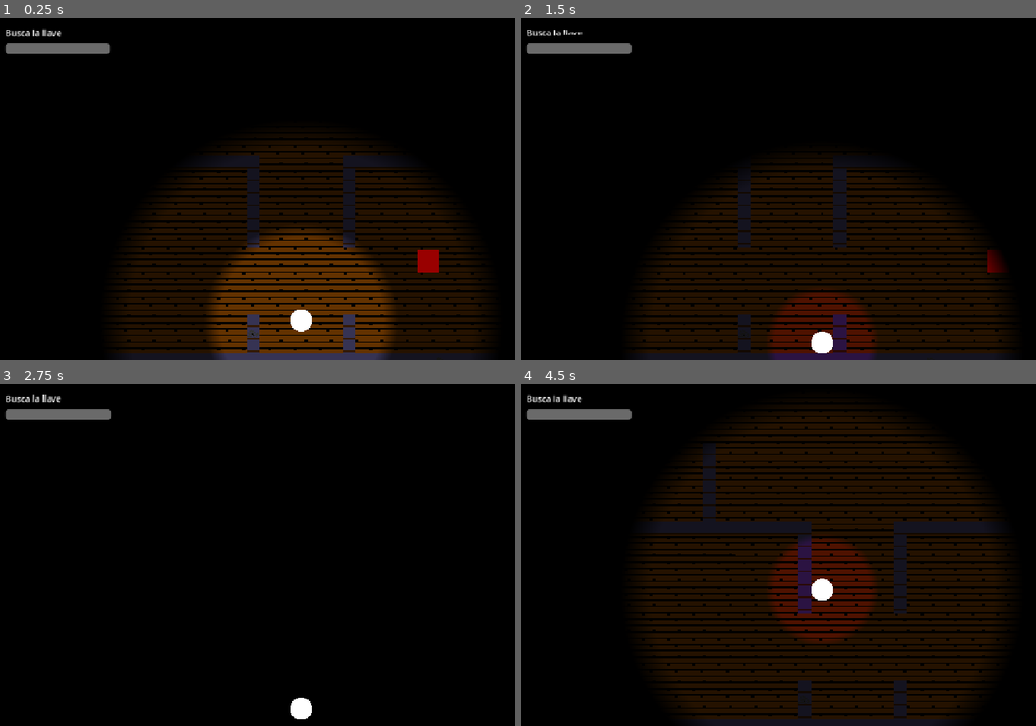
Above: before the commit, frames 1-4 (two rows, left to right).
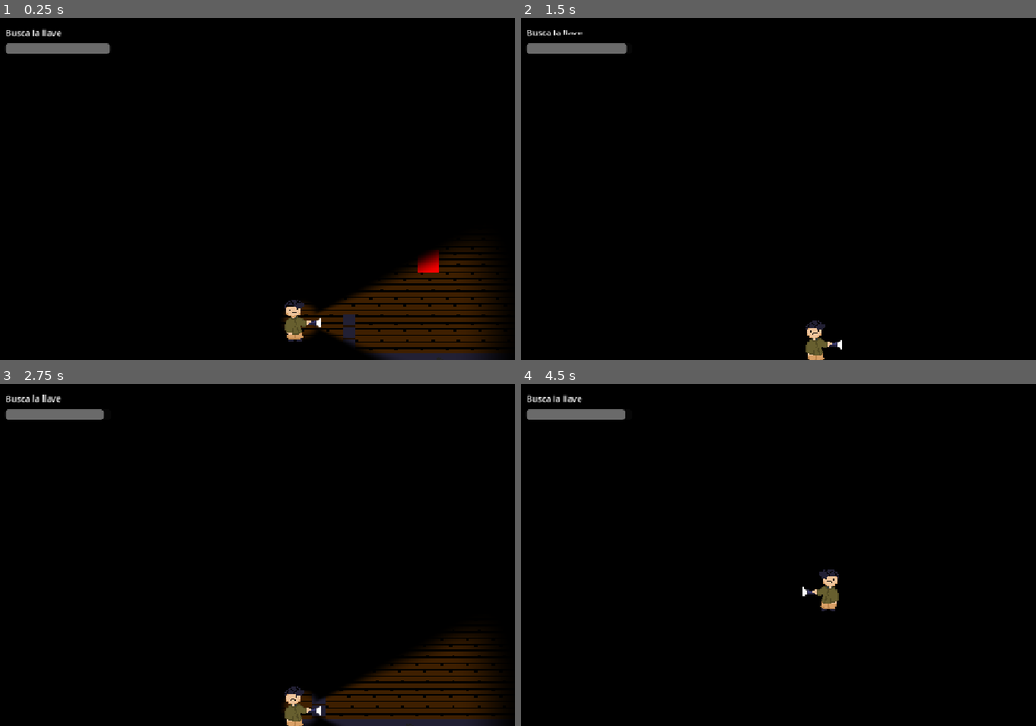
Above: after the commit, the same moments.

Repository: DiegoWojak/Halloween2026GameDojo
Game: Godot game, scene res://Scenes/EnemiesTest.tscn
The game is run twice, just before and just after one commit, with the same random seed, the same clock (stepped at 60 frames per second) and the same inputs.
Inputs (mouse positions are in pixels of both pictures, inside the frame that each line leads up to):
- Up to frame 1 (0.25 s): no input
- Up to frame 2 (1.5 s): move the mouse to (953, 171) at 0.52 s; hold Right (ui_right) 0.53-1.28 s; click (953, 171) at 0.6 s; tap Space (flashlight_toggle) at 0.8, 1.35 s; move the mouse to (701, 206) at 1.27 s; hold Down (ui_down) from 1.28 s (still down)
- Up to frame 3 (2.75 s): click (180, 572) at 1.55 s; move the mouse to (360, 479) at 2.02 s; release Down (ui_down) at 2.03 s; hold Right (ui_right) from 2.03 s (still down); click (360, 479) at 2.1 s; tap Space (flashlight_toggle) at 2.3 s
- Up to frame 4 (4.5 s): move the mouse to (793, 623) at 2.77 s; release Right (ui_right) at 2.78 s; hold Up (ui_up) 2.78-3.53 s; tap Space (flashlight_toggle) at 2.85, 3.8, 4.35 s; click (793, 623) at 3.05 s; move the mouse to (1005, 606) at 3.52 s; hold Left (ui_left) from 3.53 s (still down); click (1005, 606) at 3.6 s; tap Enter at 4.25 s; move the mouse to (639, 503) at 4.27 s

The runs differ from the first frame. In frame 1, 26% of the frame differs, in the area x 23-90%, y 35-100%; in frame 2, 25%; in frame 3, 5.5%; in frame 4, 41%, in the area x 19-94%, y 7-100%.

Commit message:
feat: cambios requeridos en la mañana

Diff:
--- /dev/null
+++ b/Art/Sprites/PlayerFrames.tres
@@ -0,0 +1,269 @@
+[gd_resource type="SpriteFrames" format=3]
+
+[ext_resource type="Texture2D" uid="uid://cuped3qv4ba3i" path="res://Art/Sprites/player_idle.png" id="1_idle"]
+[ext_resource type="Texture2D" uid="uid://cbbd6he6oh5r7" path="res://Art/Sprites/player_lateral_mov.png" id="2_side"]
+
+[sub_resource type="AtlasTexture" id="idle_0"]
+atlas = ExtResource("1_idle")
+region = Rect2(0, 0, 50, 54)
+
+[sub_resource type="AtlasTexture" id="idle_1"]
+atlas = ExtResource("1_idle")
+region = Rect2(50, 0, 50, 54)
+
+[sub_resource type="AtlasTexture" id="idle_2"]
+atlas = ExtResource("1_idle")
+region = Rect2(100, 0, 50, 54)
+
+[sub_resource type="AtlasTexture" id="idle_3"]
+atlas = ExtResource("1_idle")
+region = Rect2(150, 0, 50, 54)
+
+[sub_resource type="AtlasTexture" id="idle_4"]
+atlas = ExtResource("1_idle")
+region = Rect2(200, 0, 50, 54)
+
+[sub_resource type="AtlasTexture" id="idle_5"]
+atlas = ExtResource("1_idle")
+region = Rect2(250, 0, 50, 54)
+
+[sub_resource type="AtlasTexture" id="idle_6"]
+atlas = ExtResource("1_idle")
+region = Rect2(300, 0, 50, 54)
+
+[sub_resource type="AtlasTexture" id="idle_7"]
+atlas = ExtResource("1_idle")
+region = Rect2(350, 0, 50, 54)
+
+[sub_resource type="AtlasTexture" id="idle_8"]
+atlas = ExtResource("1_idle")
+region = Rect2(400, 0, 50, 54)
+
+[sub_resource type="AtlasTexture" id="idle_9"]
+atlas = ExtResource("1_idle")
+region = Rect2(450, 0, 50, 54)
+
+[sub_resource type="AtlasTexture" id="idle_10"]
+atlas = ExtResource("1_idle")
+region = Rect2(500, 0, 50, 54)
+
+[sub_resource type="AtlasTexture" id="idle_11"]
+atlas = ExtResource("1_idle")
+region = Rect2(550, 0, 50, 54)
+
+[sub_resource type="AtlasTexture" id="idle_12"]
+atlas = ExtResource("1_idle")
+region = Rect2(600, 0, 50, 54)
+
+[sub_resource type="AtlasTexture" id="idle_13"]
+atlas = ExtResource("1_idle")
+region = Rect2(650, 0, 50, 54)
+
+[sub_resource type="AtlasTexture" id="idle_14"]
+atlas = ExtResource("1_idle")
+region = Rect2(700, 0, 50, 54)
+
+[sub_resource type="AtlasTexture" id="idle_15"]
+atlas = ExtResource("1_idle")
+region = Rect2(750, 0, 50, 54)
+
+[sub_resource type="AtlasTexture" id="idle_16"]
+atlas = ExtResource("1_idle")
+region = Rect2(800, 0, 50, 54)
+
+[sub_resource type="AtlasTexture" id="idle_17"]
+atlas = ExtResource("1_idle")
+region = Rect2(850, 0, 50, 54)
+
+[sub_resource type="AtlasTexture" id="idle_18"]
+atlas = ExtResource("1_idle")
+region = Rect2(900, 0, 50, 54)
+
+[sub_resource type="AtlasTexture" id="idle_19"]
+atlas = ExtResource("1_idle")
+region = Rect2(950, 0, 50, 54)
+
+[sub_resource type="AtlasTexture" id="idle_20"]
+atlas = ExtResource("1_idle")
+region = Rect2(1000, 0, 50, 54)
+
+[sub_resource type="AtlasTexture" id="idle_21"]
+atlas = ExtResource("1_idle")
+region = Rect2(1050, 0, 50, 54)
+
+[sub_resource type="AtlasTexture" id="idle_22"]
+atlas = ExtResource("1_idle")
+region = Rect2(1100, 0, 50, 54)
+
+[sub_resource type="AtlasTexture" id="idle_23"]
+atlas = ExtResource("1_idle")
+region = Rect2(1150, 0, 50, 54)
+
+[sub_resource type="AtlasTexture" id="idle_24"]
+atlas = ExtResource("1_idle")
+region = Rect2(1200, 0, 50, 54)
+
+[sub_resource type="AtlasTexture" id="idle_25"]
+atlas = ExtResource("1_idle")
+region = Rect2(1250, 0, 50, 54)
+
+[sub_resource type="AtlasTexture" id="idle_26"]
+atlas = ExtResource("1_idle")
+region = Rect2(1300, 0, 50, 54)
+
+[sub_resource type="AtlasTexture" id="idle_27"]
+atlas = ExtResource("1_idle")
+region = Rect2(1350, 0, 50, 54)
+
+[sub_resource type="AtlasTexture" id="side_0"]
+atlas = ExtResource("2_side")
+region = Rect2(0, 0, 50, 54)
+
+[sub_resource type="AtlasTexture" id="side_1"]
+atlas = ExtResource("2_side")
+region = Rect2(50, 0, 50, 54)
+
+[sub_resource type="AtlasTexture" id="side_2"]
+atlas = ExtResource("2_side")
+region = Rect2(100, 0, 50, 54)
+
+[sub_resource type="AtlasTexture" id="side_3"]
+atlas = ExtResource("2_side")
+region = Rect2(150, 0, 50, 54)
+
+[sub_resource type="AtlasTexture" id="side_4"]
+atlas = ExtResource("2_side")
+region = Rect2(200, 0, 50, 54)
+
+[sub_resource type="AtlasTexture" id="side_5"]
+atlas = ExtResource("2_side")
+region = Rect2(250, 0, 50, 54)
+
+[sub_resource type="AtlasTexture" id="side_6"]
+atlas = ExtResource("2_side")
+region = Rect2(300, 0, 50, 54)
+
+[sub_resource type="AtlasTexture" id="side_7"]
+atlas = ExtResource("2_side")
+region = Rect2(350, 0, 50, 54)
+
+[resource]
+animations = [{
+"frames": [{
+"duration": 1.0,
+"texture": SubResource("idle_0")
+}, {
+"duration": 1.0,
+"texture": SubResource("idle_1")
+}, {
+"duration": 1.0,
+"texture": SubResource("idle_2")
+}, {
+"duration": 1.0,
+"texture": SubResource("idle_3")
+}, {
+"duration": 1.0,
+"texture": SubResource("idle_4")
+}, {
+"duration": 1.0,
+"texture": SubResource("idle_5")
+}, {
+"duration": 1.0,
+"texture": SubResource("idle_6")
+}, {
+"duration": 1.0,
+"texture": SubResource("idle_7")
+}, {
+"duration": 1.0,
+"texture": SubResource("idle_8")
+}, {
+"duration": 1.0,
+"texture": SubResource("idle_9")
+}, {
+"duration": 1.0,
+"texture": SubResource("idle_10")
+}, {
+"duration": 1.0,
+"texture": SubResource("idle_11")
+}, {
+"duration": 1.0,
+"texture": SubResource("idle_12")
+}, {
+"duration": 1.0,
+"texture": SubResource("idle_13")
+}, {
+"duration": 1.0,
+"texture": SubResource("idle_14")
+}, {
+"duration": 1.0,
+"texture": SubResource("idle_15")
+}, {
+"duration": 1.0,
+"texture": SubResource("idle_16")
+}, {
+"duration": 1.0,
+"texture": SubResource("idle_17")
+}, {
+"duration": 1.0,
+"texture": SubResource("idle_18")
+}, {
+"duration": 1.0,
+"texture": SubResource("idle_19")
+}, {
+"duration": 1.0,
+"texture": SubResource("idle_20")
+}, {
+"duration": 1.0,
+"texture": SubResource("idle_21")
+}, {
+"duration": 1.0,
+"texture": SubResource("idle_22")
+}, {
+"duration": 1.0,
+"texture": SubResource("idle_23")
+}, {
+"duration": 1.0,
+"texture": SubResource("idle_24")
+}, {
+"duration": 1.0,
+"texture": SubResource("idle_25")
+}, {
+"duration": 1.0,
+"texture": SubResource("idle_26")
+}, {
+"duration": 1.0,
+"texture": SubResource("idle_27")
+}],
+"loop": true,
+"name": &"idle",
+"speed": 10.0
+}, {
+"frames": [{
+"duration": 1.0,
+"texture": SubResource("side_0")
+}, {
+"duration": 1.0,
+"texture": SubResource("side_1")
+}, {
+"duration": 1.0,
+"texture": SubResource("side_2")
+}, {
+"duration": 1.0,
+"texture": SubResource("side_3")
+}, {
+"duration": 1.0,
+"texture": SubResource("side_4")
+}, {
+"duration": 1.0,
+"texture": SubResource("side_5")
+}, {
+"duration": 1.0,
+"texture": SubResource("side_6")
+}, {
+"duration": 1.0,
+"texture": SubResource("side_7")
+}],
+"loop": true,
+"name": &"walk_side",
+"speed": 10.0
+}]
--- a/Prefabs/Enemies/Seeker/SeekerGhastly.gd
+++ b/Prefabs/Enemies/Seeker/SeekerGhastly.gd
@@ -36,10 +36,12 @@
 	var player := get_tree().get_first_node_in_group("player") as Node2D
 	if not player:
 		return
-	var light := get_tree().get_first_node_in_group("flashlight") as Flashlight
-	var lit := light != null and light.is_on
-	var dist := light.light_outer.global_position.distance_to(global_position) if light else INF
-	var radius := light.outer_radius() * edge_ratio if light else 0.0
+	var flashlight := get_tree().get_first_node_in_group("flashlight") as Flashlight
+	var light := flashlight.active_light() if flashlight else null
+	# "Iluminado" = dentro del ángulo del cono encendido; el alcance se mide con dist/radius.
+	var lit := light != null and light.in_angle(global_position)
+	var dist := light.global_position.distance_to(global_position) if light else INF
+	var radius := light.range_px() * edge_ratio if light else 0.0
 
 	match state:
 		State.CHASE:
@@ -52,7 +54,7 @@
 			if not lit:
 				state = State.CHASE
 			else:
-				var away := (global_position - light.light_outer.global_position).normalized()
+				var away := (global_position - light.global_position).normalized()
 				global_position += away * retreat_speed * delta
 				if dist >= radius:
 					state = State.CHARGE
--- a/Prefabs/Flashlight.tscn
+++ b/Prefabs/Flashlight.tscn
@@ -1,40 +1,22 @@
 [gd_scene format=3 uid="uid://b7xuwjca1x6yn"]
 
 [ext_resource type="Script" uid="uid://dbj4ce5rpt2ai" path="res://Scripts/Flashlight.gd" id="1_e7i2y"]
+[ext_resource type="Script" path="res://Scripts/ConeLight.gd" id="2_cone"]
 
-[sub_resource type="Gradient" id="Gradient_sctno"]
-offsets = PackedFloat32Array(0, 0.85, 1)
-colors = PackedColorArray(1, 1, 1, 1, 1, 1, 1, 1, 0, 0, 0, 1)
-
-[sub_resource type="GradientTexture2D" id="GradientTexture2D_4kxuq"]
-gradient = SubResource("Gradient_sctno")
-width = 256
-height = 256
-fill = 1
-fill_from = Vector2(0.5, 0.5)
-fill_to = Vector2(1, 0.5)
-
-[node name="Flashlight" type="Node2D" unique_id=78662924 node_paths=PackedStringArray("light_normal", "light_secret", "light_outer")]
+[node name="Flashlight" type="Node2D" unique_id=78662924 node_paths=PackedStringArray("light_normal", "light_secret")]
 script = ExtResource("1_e7i2y")
 light_normal = NodePath("Normal")
 light_secret = NodePath("Secret")
-light_outer = NodePath("Outer")
-inner_radius = 80.0
-outer_radius = 250.0
-
-[node name="Outer" type="PointLight2D" parent="." unique_id=503917264]
-energy = 0.6
-texture = SubResource("GradientTexture2D_4kxuq")
-texture_scale = 0.5
 
 [node name="Normal" type="PointLight2D" parent="." unique_id=1451971243]
-range_item_cull_mask = 5
-texture = SubResource("GradientTexture2D_4kxuq")
-texture_scale = 0.24
+texture_scale = 0.55
+script = ExtResource("2_cone")
 
 [node name="Secret" type="PointLight2D" parent="." unique_id=1368516955]
 visible = false
 color = Color(0.6783516, 0.00034663768, 0.678347, 1)
-range_item_cull_mask = 3
-texture = SubResource("GradientTexture2D_4kxuq")
-texture_scale = 0.14
+energy = 1.6
+range_item_cull_mask = 7
+texture_scale = 0.35
+script = ExtResource("2_cone")
+cone_angle = 50.0
--- a/Scenes/EnemiesTest.tscn
+++ b/Scenes/EnemiesTest.tscn
@@ -8,6 +8,7 @@
 [ext_resource type="Texture2D" uid="uid://yy6lt758tgnt" path="res://Art/Sprites/tile_floor.png" id="6_floor"]
 [ext_resource type="PackedScene" path="res://Prefabs/Key/Key.tscn" id="7_sfqgk"]
 [ext_resource type="Material" uid="uid://dqi6c4c4oqaa5" path="res://Art/Shaders/JitterUI.tres" id="8_jitter"]
+[ext_resource type="SpriteFrames" path="res://Art/Sprites/PlayerFrames.tres" id="9_frames"]
 
 [sub_resource type="CanvasItemMaterial" id="CanvasItemMaterial_unshaded"]
 light_mode = 1
@@ -28,6 +29,12 @@
 material = SubResource("CanvasItemMaterial_unshaded")
 position = Vector2(480, 1050)
 script = ExtResource("2_player")
+
+[node name="AnimatedSprite2D" type="AnimatedSprite2D" parent="Player"]
+use_parent_material = true
+sprite_frames = ExtResource("9_frames")
+animation = &"idle"
+autoplay = "idle"
 
 [node name="CollisionShape2D" type="CollisionShape2D" parent="Player" unique_id=406127404]
 shape = SubResource("CircleShape2D_player")
--- /dev/null
+++ b/Scripts/ConeLight.gd
@@ -0,0 +1,66 @@
+@tool
+class_name ConeLight
+extends PointLight2D
+## PointLight2D con forma de cono (linterna). Genera su propia textura con el ángulo de
+## cada píxel: dentro de cone_angle ilumina, fuera queda oscuro. El vértice está en el nodo
+## y apunta a +X (rotar el nodo o su padre para apuntar). El alcance se ajusta con
+## texture_scale, como en cualquier PointLight2D. Se ve en vivo en el editor.
+
+## Apertura total del cono, en grados.
+@export_range(1.0, 360.0) var cone_angle := 60.0:
+	set(v):
+		cone_angle = v
+		_rebuild()
+## Suavizado del borde lateral (fracción de la mitad del ángulo).
+@export_range(0.0, 1.0) var softness := 0.35:
+	set(v):
+		softness = v
+		_rebuild()
+## Luz alrededor del vértice en todas direcciones (fracción del alcance). 0 = nada.
+@export_range(0.0, 1.0) var near_radius := 0.1:
+	set(v):
+		near_radius = v
+		_rebuild()
+## Resolución de la textura generada (px). El alcance en pantalla no cambia.
+@export var size := 256:
+	set(v):
+		size = maxi(v, 8)
+		_rebuild()
+
+
+func _ready() -> void:
+	_rebuild()
+
+
+## La textura se genera; no se guarda en la escena.
+func _validate_property(property: Dictionary) -> void:
+	if property.name == "texture":
+		property.usage &= ~PROPERTY_USAGE_STORAGE
+
+
+func _rebuild() -> void:
+	if not is_node_ready():
+		return
+	var img := Image.create(size, size, false, Image.FORMAT_L8)
+	var c := size / 2.0
+	var half := deg_to_rad(cone_angle) / 2.0
+	var soft := half * softness
+	for y in size:
+		for x in size:
+			var d := Vector2(x + 0.5 - c, y + 0.5 - c)
+			var r := d.length() / c
+			var cone := (1.0 - smoothstep(half - soft, half, absf(d.angle()))) * (1.0 - smoothstep(0.7, 1.0, r))
+			var near := 1.0 - smoothstep(near_radius * 0.5, near_radius, r) if near_radius > 0.0 else 0.0
+			var v := maxf(cone, near)
+			img.set_pixel(x, y, Color(v, v, v))
+	texture = ImageTexture.create_from_image(img)
+
+
+## Alcance en px de mundo (radio de la textura escalado).
+func range_px() -> float:
+	return size * 0.5 * texture_scale * global_scale.x
+
+
+## true si p (global) está dentro del ángulo del cono (sin mirar el alcance).
+func in_angle(p: Vector2) -> bool:
+	return absf(angle_difference(global_rotation, (p - global_position).angle())) <= deg_to_rad(cone_angle) / 2.0
--- a/Scripts/EnemiesTestPlayer.gd
+++ b/Scripts/EnemiesTestPlayer.gd
@@ -1,7 +1,8 @@
 @tool
 extends CharacterBody2D
-## SOLO PRUEBA: jugador placeholder (círculo). Implementa el contrato que usan los enemigos:
+## SOLO PRUEBA: jugador. Implementa el contrato que usan los enemigos:
 ## grupo "player", die() y stun(push_to).
+## Se mueve con move_* (flechas/WASD). `facing` (4 direcciones) lo usa la Flashlight hija.
 
 @export var speed := 200.0
 @export var stun_time := 1.0
@@ -10,6 +11,10 @@
 var _stun_left := 0.0
 var _push_to := Vector2.ZERO
 var _mask := 1
+## Hacia dónde mira. Con diagonal gana el eje horizontal (el de la animación lateral).
+var facing := Vector2.RIGHT
+
+@onready var _sprite: AnimatedSprite2D = $AnimatedSprite2D
 
 
 func die() -> void:
@@ -38,9 +43,14 @@
 		modulate = Color(0.4, 0.7, 1, 0.5 + 0.5 * sin(_stun_left * 40)) if _stun_left > 0 else Color.WHITE
 		velocity = (_push_to - global_position).limit_length(push_speed * delta) / delta
 	else:
-		velocity = Input.get_vector("ui_left", "ui_right", "ui_up", "ui_down") * speed
+		var input := Input.get_vector("move_left", "move_right", "move_up", "move_down")
+		velocity = input * speed
+		if input.x != 0:
+			facing = Vector2(signf(input.x), 0)
+		elif input.y != 0:
+			facing = Vector2(0, signf(input.y))
 	move_and_slide()
-
-
-func _draw() -> void:
-	draw_circle(Vector2.ZERO, 14, Color.WHITE)
+	# ponytail: arriba/abajo usan walk_side hasta que llegue player_horizontal_mov.png
+	if facing.x != 0:
+		_sprite.flip_h = facing.x < 0
+	_sprite.play(&"walk_side" if velocity.length() > 1.0 else &"idle")
--- a/Scripts/Flashlight.gd
+++ b/Scripts/Flashlight.gd
@@ -1,24 +1,28 @@
 class_name Flashlight extends Node2D
+## Linterna con dos luces (ConeLight) que comparten la misma energía:
+## - Normal (flashlight_toggle, Espacio): largo alcance; muros, objetos y enemigos sin id.
+## - Ultravioleta (flashlight_swap, clic izq.): menos alcance y más intensa; además revela
+##   los enemigos de light_only_ids y los objetos "secret".
+## Pulsar la tecla de la luz encendida la apaga; la otra cambia de luz.
+## Apunta hacia la propiedad `facing` (Vector2) del padre si existe; si no, al mouse.
 
-@export var light_normal: PointLight2D
-@export var light_secret: PointLight2D
-## Capa externa: ilumina muros, objetos y enemigos fuera de light_only_ids.
-@export var light_outer: PointLight2D
+@export var light_normal: ConeLight
+## Luz ultravioleta.
+@export var light_secret: ConeLight
 var is_light_normal: bool = true
 
 @export_group("Energy")
 @export var max_energy: float = 100.0
-## Energía por segundo que gasta encendida.
+## Energía por segundo que gasta encendida (cualquiera de las dos luces).
 @export var drain_rate: float = 20.0
 ## Energía por segundo que recupera apagada.
 @export var recharge_rate: float = 12.0
 ## Barra opcional (ProgressBar, TextureProgressBar...) que muestra la energía.
 @export var energy_bar: Range
-## class_name de enemigos que solo se ven en la capa interna (light_normal).
-## Los demás (Seeker, Patrol...) se ven también en la capa externa.
+## class_name de enemigos que solo revela la luz ultravioleta (light_secret).
 @export var light_only_ids: Array[StringName] = [&"Orbiter"]
 ## Capa de luz de los enemigos en light_only_ids. Debe estar en el
-## range_item_cull_mask de light_normal y fuera del de light_outer.
+## range_item_cull_mask de light_secret y fuera del de light_normal.
 @export_flags_2d_render var id_light_mask: int = 4
 
 var _light_only_mat := CanvasItemMaterial.new()
@@ -35,11 +39,15 @@
 		energy_bar.max_value = max_energy
 
 func _process(delta: float):
-	look_at(get_global_mouse_position())
+	var parent := get_parent()
+	if "facing" in parent:
+		rotation = (parent.facing as Vector2).angle()
+	else:
+		look_at(get_global_mouse_position())
+	if Input.is_action_just_pressed("flashlight_toggle"):
+		_switch(true)
 	if Input.is_action_just_pressed("flashlight_swap"):
-		is_light_normal = not is_light_normal
-	if Input.is_action_just_pressed("flashlight_toggle") and (is_on or energy > 0):
-		is_on = not is_on
+		_switch(false)
 
 	energy = clampf(energy + (-drain_rate if is_on else recharge_rate) * delta, 0.0, max_energy)
 	if energy == 0.0:
@@ -49,7 +57,6 @@
 
 	light_normal.visible = is_on and is_light_normal
 	light_secret.visible = is_on and not is_light_normal
-	light_outer.visible = is_on
 	var secret_visible := is_on and not is_light_normal
 	if secret_visible != _secret_shown:
 		_secret_shown = secret_visible
@@ -57,7 +64,7 @@
 
 	# Fuera de la luz todo es oscuridad: los enemigos usan material normal (CanvasModulate negro).
 	# Los de light_only_ids van a su propia capa y en LIGHT_ONLY, así no dejan silueta negra
-	# sobre el piso iluminado por la capa externa.
+	# sobre el piso iluminado por la luz normal.
 	for enemy in get_tree().get_nodes_in_group("enemies"):
 		var script := enemy.get_script() as Script
 		if script and script.get_global_name() in light_only_ids:
@@ -66,6 +73,16 @@
 					item.light_mask = id_light_mask
 					item.material = _light_only_mat
 
-## Radio (px de mundo) de la capa externa, según su textura y escala en el editor.
-func outer_radius() -> float:
-	return light_outer.texture.get_width() * 0.5 * light_outer.texture_scale * light_outer.global_scale.x
+## Enciende la luz pedida (normal o UV); si ya estaba encendida, la apaga.
+func _switch(normal: bool) -> void:
+	if is_on and is_light_normal == normal:
+		is_on = false
+	elif energy > 0:
+		is_on = true
+		is_light_normal = normal
+
+## Luz encendida en este momento, o null si está apagada.
+func active_light() -> ConeLight:
+	if not is_on:
+		return null
+	return light_normal if is_light_normal else light_secret
--- a/project.godot
+++ b/project.godot
@@ -45,6 +45,30 @@
 "events": [Object(InputEventKey,"resource_local_to_scene":false,"resource_name":"","device":-1,"window_id":0,"alt_press …(191 unchanged characters)…
 ]
 }
+move_left={
+"deadzone": 0.5,
+"events": Array[InputEvent]([Object(InputEventKey,"resource_local_to_scene":false,"resource_name":"","device":16,"window_id":0,"alt_pressed":false,"shift_pressed":false,"ctrl_pressed":false,"meta_pressed":false,"pressed":false,"keycode":0,"physical_keycode":4194319,"key_label":0,"unicode":0,"location":0,"echo":false,"script":null)
+, Object(InputEventKey,"resource_local_to_scene":false,"resource_name":"","device":16,"window_id":0,"alt_pressed":false,"shift_pressed":false,"ctrl_pressed":false,"meta_pressed":false,"pressed":false,"keycode":0,"physical_keycode":65,"key_label":0,"unicode":0,"location":0,"echo":false,"script":null)
+])
+}
+move_right={
+"deadzone": 0.5,
+"events": Array[InputEvent]([Object(InputEventKey,"resource_local_to_scene":false,"resource_name":"","device":16,"window_id":0,"alt_pressed":false,"shift_pressed":false,"ctrl_pressed":false,"meta_pressed":false,"pressed":false,"keycode":0,"physical_keycode":4194321,"key_label":0,"unicode":0,"location":0,"echo":false,"script":null)
+, Object(InputEventKey,"resource_local_to_scene":false,"resource_name":"","device":16,"window_id":0,"alt_pressed":false,"shift_pressed":false,"ctrl_pressed":false,"meta_pressed":false,"pressed":false,"keycode":0,"physical_keycode":68,"key_label":0,"unicode":0,"location":0,"echo":false,"script":null)
+])
+}
+move_up={
+"deadzone": 0.5,
+"events": Array[InputEvent]([Object(InputEventKey,"resource_local_to_scene":false,"resource_name":"","device":16,"window_id":0,"alt_pressed":false,"shift_pressed":false,"ctrl_pressed":false,"meta_pressed":false,"pressed":false,"keycode":0,"physical_keycode":4194320,"key_label":0,"unicode":0,"location":0,"echo":false,"script":null)
+, Object(InputEventKey,"resource_local_to_scene":false,"resource_name":"","device":16,"window_id":0,"alt_pressed":false,"shift_pressed":false,"ctrl_pressed":false,"meta_pressed":false,"pressed":false,"keycode":0,"physical_keycode":87,"key_label":0,"unicode":0,"location":0,"echo":false,"script":null)
+])
+}
+move_down={
+"deadzone": 0.5,
+"events": Array[InputEvent]([Object(InputEventKey,"resource_local_to_scene":false,"resource_name":"","device":16,"window_id":0,"alt_pressed":false,"shift_pressed":false,"ctrl_pressed":false,"meta_pressed":false,"pressed":false,"keycode":0,"physical_keycode":4194322,"key_label":0,"unicode":0,"location":0,"echo":false,"script":null)
+, Object(InputEventKey,"resource_local_to_scene":false,"resource_name":"","device":16,"window_id":0,"alt_pressed":false,"shift_pressed":false,"ctrl_pressed":false,"meta_pressed":false,"pressed":false,"keycode":0,"physical_keycode":83,"key_label":0,"unicode":0,"location":0,"echo":false,"script":null)
+])
+}
 
 [physics]
 
Binary file added: Art/Sprites/player_idle.png
Not shown, added: Art/Sprites/player_idle.png.import
Binary file added: Art/Sprites/player_lateral_mov.png
Not shown, added: Art/Sprites/player_lateral_mov.png.import
Not shown, added: Scripts/ConeLight.gd.uid
